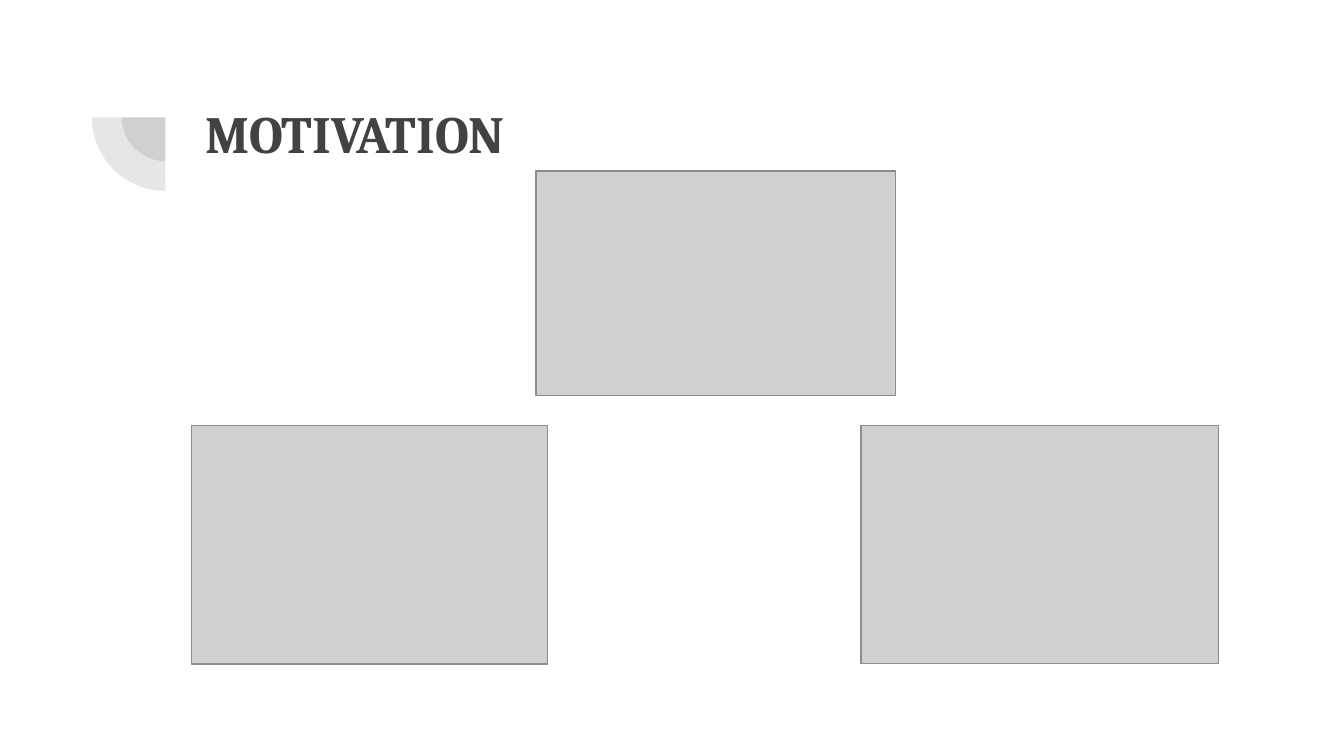
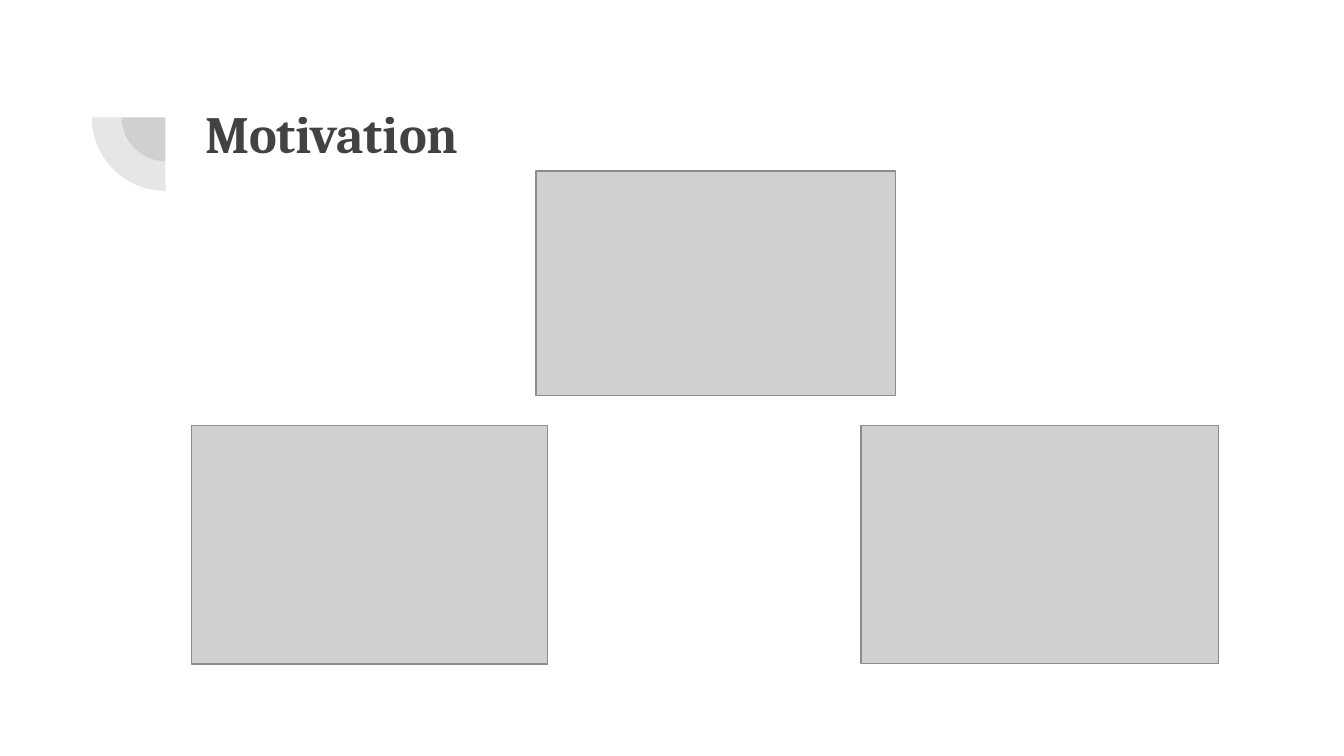
Before and after one commit to VarunBohara/Mini-Project-Documents, a slide deck: slide 4 of MINI PROJECT REVIEW.pptx. Drawn at 1344x756 pixels with LibreOffice and Linux fonts; fonts in the diff are those of the drawing; grey boxes stand for pictures. Boxes give left, top, right and bottom in pixels: in the first picture for what was removed or moved away, otherwise in the second. Text is boxed around its words. In the diff, an @@ line names an element or a change of style, - is before the commit and + after.

```diff
--- a/MINI PROJECT REVIEW.pptx
+++ b/MINI PROJECT REVIEW.pptx
@@ title at [205,117,458,154]: text changed @@
-MOTIVATION
+Motivation
```
Also in this commit, not shown: 11 other slides changed.
